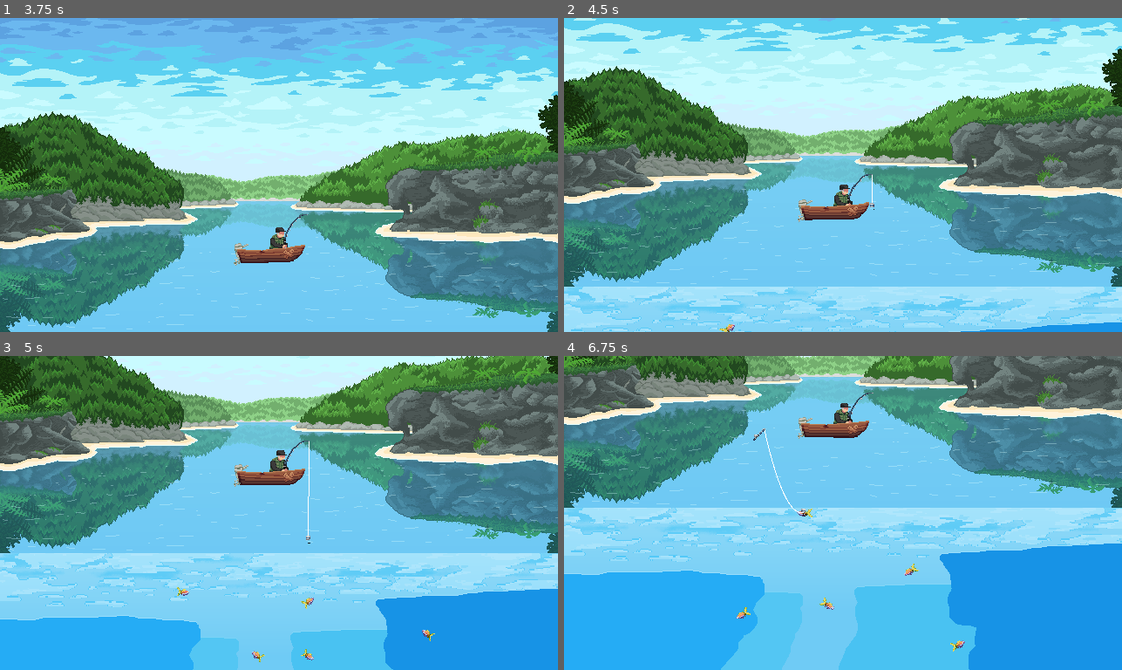
Above: before the commit, frames 1-4 (two rows, left to right).
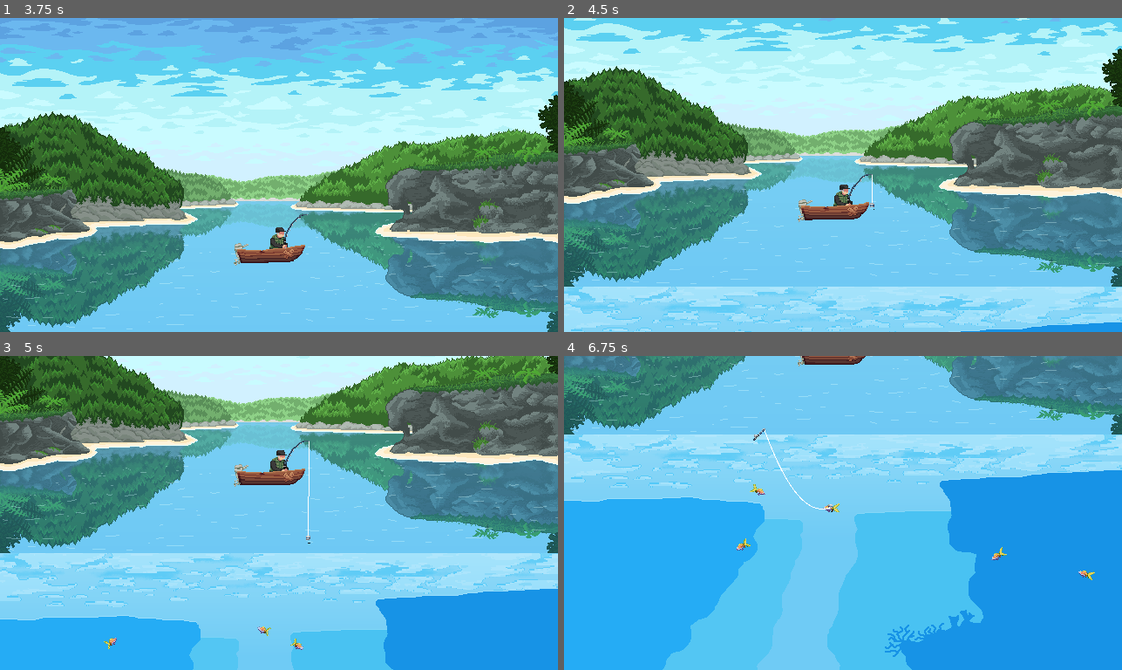
Above: after the commit, the same moments.

Repository: Bad-Onion/gyotaku
Game: Godot game, scene res://main.tscn
Same seed, same stepped clock (60 frames per second), same inputs: the game is played once before the commit and once after it.
Inputs (mouse positions are in pixels of both pictures, inside the frame that each line leads up to):
- Up to frame 1 (3.75 s): click "Jogar" at 0.5 s; move the mouse to (401, 159) at 1.27 s; click (401, 159) at 1.35 s; move the mouse to (167, 190) at 2.02 s; click (167, 190) at 2.1 s; move the mouse to (334, 105) at 2.77 s; click (334, 105) at 2.85 s; move the mouse to (251, 237) at 3.52 s; click (251, 237) at 3.6 s
- Up to frame 2 (4.5 s): move the mouse to (1010, 222) at 4.27 s; click (1010, 222) at 4.35 s
- Up to frame 3 (5 s): no input
- Up to frame 4 (6.75 s): move the mouse to (675, 465) at 5.02 s; click (675, 465) at 5.1 s; move the mouse to (870, 513) at 5.77 s; click (870, 513) at 5.85 s; move the mouse to (759, 434) at 6.52 s; click (759, 434) at 6.6 s

Frame 1 is identical in both runs. In frame 2, less than 0.1% of the frame differs, in the area x 27-31%, y 97-100%; in frame 3, 0.3%; in frame 4, 63%, in the area x 0-100%, y 0-100%.

Commit message:
add fish apwn out of screen

Diff:
--- a/gyotaku/scenes/entities/fishes/fish.gd
+++ b/gyotaku/scenes/entities/fishes/fish.gd
@@ -65,3 +65,11 @@
 	move_and_slide()
 
 	rotation = visuals_component.update_visuals(velocity, rotation, delta)
+
+
+func _on_visible_on_screen_notifier_2d_screen_entered() -> void:
+	pass # Replace with function body.
+
+
+func _on_visible_on_screen_notifier_2d_screen_exited() -> void:
+	pass # Replace with function body.
--- a/gyotaku/scenes/entities/fishes/fish.tscn
+++ b/gyotaku/scenes/entities/fishes/fish.tscn
@@ -107,3 +107,9 @@
 [node name="VisualsComponent" type="Node" parent="." unique_id=872419871 node_paths=PackedStringArray("sprite")]
 script = ExtResource("4_1o0gn")
 sprite = NodePath("../FishSprite")
+
+[node name="VisibleOnScreenNotifier2D" type="VisibleOnScreenNotifier2D" parent="." unique_id=1459822460]
+rect = Rect2(-8, -5, 19, 11)
+
+[connection signal="screen_entered" from="VisibleOnScreenNotifier2D" to="." method="_on_visible_on_screen_notifier_2d_screen_entered"]
+[connection signal="screen_exited" from="VisibleOnScreenNotifier2D" to="." method="_on_visible_on_screen_notifier_2d_screen_exited"]
--- a/gyotaku/scenes/levels/level_1/level_1.tscn
+++ b/gyotaku/scenes/levels/level_1/level_1.tscn
@@ -88,16 +88,7 @@
 position_smoothing_enabled = true
 script = ExtResource("2_hhmec")
 
-[node name="Background" type="Node" parent="." unique_id=2001595502]
-
-[node name="OkinawaBackground" parent="Background" unique_id=1616347244 instance=ExtResource("5_v0dvh")]
-
-[node name="OkinawaUnderwaterBackground" parent="Background" unique_id=1010358310 instance=ExtResource("4_1iula")]
-position = Vector2(0, 360)
-
-[node name="Boat" type="Node" parent="." unique_id=439834229]
-
-[node name="Boat" type="AnimatedSprite2D" parent="Boat" unique_id=1587030661]
+[node name="Boat" type="AnimatedSprite2D" parent="." unique_id=1587030661]
 z_index = 2
 position = Vector2(306.8947, 269.5)
 scale = Vector2(1.0789473, 1.0789474)
@@ -105,7 +96,7 @@
 frame_progress = 0.21664254
 script = ExtResource("4_w3g2g")
 
-[node name="Player" parent="Boat/Boat" unique_id=448418749 instance=ExtResource("7_hhmec")]
+[node name="Player" parent="Boat" unique_id=448418749 instance=ExtResource("7_hhmec")]
 z_index = 1
 z_as_relative = false
 position = Vector2(14, -24.073181)
@@ -113,86 +104,102 @@
 frame = 0
 frame_progress = 0.0
 
-[node name="PlayerStateMachine" type="Node" parent="Boat/Boat/Player" unique_id=1698381403 node_paths=PackedStringArray("initial_state")]
+[node name="PlayerStateMachine" type="Node" parent="Boat/Player" unique_id=1698381403 node_paths=PackedStringArray("initial_state")]
 script = ExtResource("8_8spg0")
 initial_state = NodePath("IdleState")
 
-[node name="IdleState" type="Node" parent="Boat/Boat/Player/PlayerStateMachine" unique_id=265377835 node_paths=PackedStringArray("equip_state", "animated_sprite")]
+[node name="IdleState" type="Node" parent="Boat/Player/PlayerStateMachine" unique_id=265377835 node_paths=PackedStringArray("equip_state", "animated_sprite")]
 script = ExtResource("9_5d3u7")
 equip_state = NodePath("../EquipState")
 animated_sprite = NodePath("../..")
 
-[node name="ReadyState" type="Node" parent="Boat/Boat/Player/PlayerStateMachine" unique_id=1118159932 node_paths=PackedStringArray("cast_state", "player_input", "animated_sprite")]
+[node name="ReadyState" type="Node" parent="Boat/Player/PlayerStateMachine" unique_id=1118159932 node_paths=PackedStringArray("cast_state", "player_input", "animated_sprite")]
 script = ExtResource("10_41r28")
 cast_state = NodePath("../CastState")
-player_input = NodePath("../../../../../PlayerFishingInput")
-animated_sprite = NodePath("../..")
-
-[node name="EquipState" type="Node" parent="Boat/Boat/Player/PlayerStateMachine" unique_id=1362441224 node_paths=PackedStringArray("ready_state", "animated_sprite")]
+player_input = NodePath("../../../../Systems/PlayerFishingInput")
+animated_sprite = NodePath("../..")
+
+[node name="EquipState" type="Node" parent="Boat/Player/PlayerStateMachine" unique_id=1362441224 node_paths=PackedStringArray("ready_state", "animated_sprite")]
 script = ExtResource("11_1iula")
 ready_state = NodePath("../ReadyState")
 animated_sprite = NodePath("../..")
 
-[node name="CastState" type="Node" parent="Boat/Boat/Player/PlayerStateMachine" unique_id=365707445 node_paths=PackedStringArray("pull_state", "animated_sprite", "fishing_hook", "game_camera", "rod_tip_marker", "fishing_mechanic_system")]
+[node name="CastState" type="Node" parent="Boat/Player/PlayerStateMachine" unique_id=365707445 node_paths=PackedStringArray("pull_state", "animated_sprite", "fishing_hook", "game_camera", "rod_tip_marker", "fishing_mechanic_system")]
 script = ExtResource("12_v0dvh")
 pull_state = NodePath("../PlayerPullState")
 animated_sprite = NodePath("../..")
-fishing_hook = NodePath("../../../../../FishingHook")
-game_camera = NodePath("../../../../../MainCamera")
+fishing_hook = NodePath("../../../../FishingHook")
+game_camera = NodePath("../../../../MainCamera")
 rod_tip_marker = NodePath("../../RodTipMarker")
-fishing_mechanic_system = NodePath("../../../../../FishingMechanicSystem")
-
-[node name="PlayerPullState" type="Node" parent="Boat/Boat/Player/PlayerStateMachine" unique_id=233060263 node_paths=PackedStringArray("ready_state", "animated_sprite")]
+fishing_mechanic_system = NodePath("../../../../Systems/FishingMechanicSystem")
+
+[node name="PlayerPullState" type="Node" parent="Boat/Player/PlayerStateMachine" unique_id=233060263 node_paths=PackedStringArray("ready_state", "animated_sprite")]
 script = ExtResource("13_5d3u7")
 ready_state = NodePath("../ReadyState")
 animated_sprite = NodePath("../..")
 
-[node name="RodTipMarker" type="Marker2D" parent="Boat/Boat/Player" unique_id=679528639]
+[node name="RodTipMarker" type="Marker2D" parent="Boat/Player" unique_id=679528639]
 position = Vector2(29.65857, -12.536575)
 
-[node name="FishingMechanicSystem" type="Node" parent="." unique_id=976759568 node_paths=PackedStringArray("input_system", "center_point")]
+[node name="Background" type="Node" parent="." unique_id=2001595502]
+
+[node name="OkinawaBackground" parent="Background" unique_id=1616347244 instance=ExtResource("5_v0dvh")]
+
+[node name="OkinawaUnderwaterBackground" parent="Background" unique_id=1010358310 instance=ExtResource("4_1iula")]
+position = Vector2(0, 360)
+
+[node name="FishingHook" parent="." unique_id=2042041991 groups=["bait"] instance=ExtResource("1_7uxs1")]
+unique_name_in_owner = true
+z_index = 2
+position = Vector2(320, 451)
+
+[node name="HUD" type="CanvasLayer" parent="." unique_id=2041958202]
+
+[node name="FishingCursorUI" parent="HUD" unique_id=782493889 node_paths=PackedStringArray("mechanic_system", "input_system") instance=ExtResource("9_31rk5")]
+unique_name_in_owner = true
+visible = false
+z_index = 2
+mechanic_system = NodePath("../../Systems/FishingMechanicSystem")
+input_system = NodePath("../../Systems/PlayerFishingInput")
+
+[node name="WorldLineController" type="Node" parent="." unique_id=1844155221 node_paths=PackedStringArray("world_line_renderer", "player_rod_tip", "fishing_hook", "mechanic_system")]
+script = ExtResource("21_1iula")
+world_line_renderer = NodePath("WorldFishingLine")
+player_rod_tip = NodePath("../Boat/Player/RodTipMarker")
+fishing_hook = NodePath("../FishingHook")
+mechanic_system = NodePath("../Systems/FishingMechanicSystem")
+
+[node name="WorldFishingLine" type="Line2D" parent="WorldLineController" unique_id=1826571213]
+width = 1.0
+script = ExtResource("21_41r28")
+
+[node name="Systems" type="Node" parent="." unique_id=358187130]
+
+[node name="FishingMechanicSystem" type="Node" parent="Systems" unique_id=976759568 node_paths=PackedStringArray("input_system", "center_point", "boat_reference")]
 unique_name_in_owner = true
 script = ExtResource("2_3lh42")
 input_system = NodePath("../PlayerFishingInput")
 center_point = NodePath("../CenterPoint")
 default_config = ExtResource("7_1jeig")
-
-[node name="PlayerFishingInput" type="Node" parent="." unique_id=1893260175]
+boat_reference = NodePath("../../Boat")
+
+[node name="PlayerFishingInput" type="Node" parent="Systems" unique_id=1893260175]
 script = ExtResource("3_vmhy7")
 
-[node name="CenterPoint" type="Marker2D" parent="." unique_id=1032141304]
+[node name="CenterPoint" type="Marker2D" parent="Systems" unique_id=1032141304]
 position = Vector2(320, 451)
 
-[node name="FishSpawner" type="Node2D" parent="." unique_id=1585078721 node_paths=PackedStringArray("fishes_container")]
+[node name="FishSpawner" type="Node2D" parent="Systems" unique_id=1585078721 node_paths=PackedStringArray("fishes_container")]
 position = Vector2(320, 451)
 script = ExtResource("4_58uyj")
 fish_scene = ExtResource("5_ojo11")
 spawn_area_size = Vector2(560, 140)
 fishes_container = NodePath("../FishesContainer")
 
-[node name="FishesContainer" type="Node2D" parent="." unique_id=35673712]
-
-[node name="FishingHook" parent="." unique_id=2042041991 groups=["bait"] instance=ExtResource("1_7uxs1")]
-unique_name_in_owner = true
-z_index = 2
-position = Vector2(320, 451)
-
-[node name="HUD" type="CanvasLayer" parent="." unique_id=2041958202]
-
-[node name="FishingCursorUI" parent="HUD" unique_id=782493889 node_paths=PackedStringArray("mechanic_system", "input_system") instance=ExtResource("9_31rk5")]
-unique_name_in_owner = true
-visible = false
-z_index = 2
-mechanic_system = NodePath("../../FishingMechanicSystem")
-input_system = NodePath("../../PlayerFishingInput")
-
-[node name="WorldLineController" type="Node" parent="." unique_id=1844155221 node_paths=PackedStringArray("world_line_renderer", "player_rod_tip", "fishing_hook", "mechanic_system")]
-script = ExtResource("21_1iula")
-world_line_renderer = NodePath("WorldFishingLine")
-player_rod_tip = NodePath("../Boat/Boat/Player/RodTipMarker")
-fishing_hook = NodePath("../FishingHook")
-mechanic_system = NodePath("../FishingMechanicSystem")
-
-[node name="WorldFishingLine" type="Line2D" parent="WorldLineController" unique_id=1826571213]
-width = 1.0
-script = ExtResource("21_41r28")
+[node name="SpawnTimer" type="Timer" parent="Systems/FishSpawner" unique_id=1816201795]
+wait_time = 2.0
+autostart = true
+
+[node name="FishesContainer" type="Node2D" parent="Systems" unique_id=35673712]
+
+[connection signal="timeout" from="Systems/FishSpawner/SpawnTimer" to="Systems/FishSpawner" method="_on_spawn_timer_timeout"]
--- a/gyotaku/scenes/mechanics/fishing_mechanic/fish_spawner.gd
+++ b/gyotaku/scenes/mechanics/fishing_mechanic/fish_spawner.gd
@@ -4,18 +4,20 @@
 
 @export var fish_scene: PackedScene
 @export var spawn_area_size: Vector2 = Vector2(560, 180)
-@export var max_fishes: int = 5
+@export var initial_fishes: int = 3
+@export var max_fishes: int = 10
 @export var fishes_container: Node
+@export var off_screen_margin: float = 100.0
 
 
 func _ready() -> void:
 	await get_tree().physics_frame
 
-	for i in range(max_fishes):
-		spawn_fish()
+	for i in range(initial_fishes):
+		spawn_fish(true)
 
 
-func spawn_fish() -> void:
+func spawn_fish(spawn_inside: bool) -> void:
 	if not fish_scene or not fishes_container:
 		push_error("FishSpawner: Missing dependencies.")
 		return
@@ -28,24 +30,39 @@
 	fishes_container.add_child(fish_instance)
 
 	var half_extents := spawn_area_size / 2.0
-	var min_x := global_position.x - half_extents.x
-	var max_x := global_position.x + half_extents.x
 	var min_y := global_position.y - half_extents.y
 	var max_y := global_position.y + half_extents.y
 
-	# Set random spawn position
-	var random_x := randf_range(min_x, max_x)
 	var random_y := randf_range(min_y, max_y)
+	var spawn_x := 0.0
+	var start_direction := 1
 
-	fish_instance.global_position = Vector2(random_x, random_y)
+	if spawn_inside:
+		var min_x := global_position.x - half_extents.x
+		var max_x := global_position.x + half_extents.x
+		spawn_x = randf_range(min_x, max_x)
+		start_direction = 1 if randf() > 0.5 else -1
+	else:
+		var spawn_left := randf() > 0.5
+
+		if spawn_left:
+			spawn_x = (global_position.x - half_extents.x) - off_screen_margin
+			start_direction = 1
+		else:
+			spawn_x = (global_position.x + half_extents.x) + off_screen_margin
+			start_direction = -1
+
+	fish_instance.global_position = Vector2(spawn_x, random_y)
 
 	var spawn_bounds = FishMovement.FishBounds.new(
-		Rect2(min_x, min_y, max_x - min_x, max_y - min_y),
+		Rect2(global_position.x - half_extents.x, min_y, spawn_area_size.x, spawn_area_size.y),
 		random_y
 	)
 
-	# Inject horizontal bounds
 	fish_instance.set_bounds(spawn_bounds)
+	fish_instance.movement_direction = start_direction
 
-	# Randomize initial direction
-	fish_instance.movement_direction = 1 if randf() > 0.5 else -1
+
+func _on_spawn_timer_timeout() -> void:
+	if fishes_container and fishes_container.get_child_count() < max_fishes:
+		spawn_fish(false)
--- a/gyotaku/scenes/mechanics/fishing_mechanic/fishing_mechanic_system.gd
+++ b/gyotaku/scenes/mechanics/fishing_mechanic/fishing_mechanic_system.gd
@@ -11,7 +11,8 @@
 @export_group("Dependencies")
 @export var input_system: PlayerFishingInput
 @export var center_point: Marker2D
-@export var default_config: FishingConfig # Default difficulty if the fish doesn't have one
+@export var default_config: FishingConfig
+@export var boat_reference: Node2D
 
 var _fish: Fish
 var _current_config: FishingConfig
